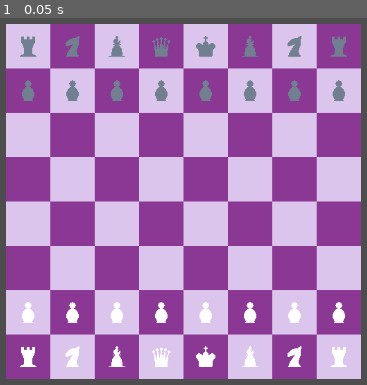
Above: before the commit, frame 1.
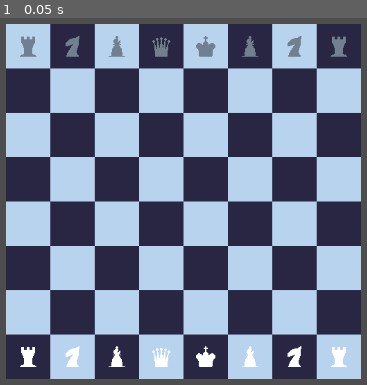
Above: after the commit, the same moment.

Repository: MDJolley/Godot-Chess
Game: Godot game, scene res://board/scenes/board.tscn
Same seed, same stepped clock (60 frames per second), same inputs: the game is played once before the commit and once after it.
Inputs:
- Up to frame 1 (0.05 s): no input

The runs differ from the first frame. In frame 1, 91% of the frame differs, in the area x 1-99%, y 1-99%.

Commit message:
Rook, Queen, and Bishop can now move.

Diff:
--- a/board/scenes/tile.tscn
+++ b/board/scenes/tile.tscn
@@ -17,8 +17,8 @@
 grow_horizontal = 2
 grow_vertical = 2
 script = ExtResource("1_uq16t")
-darkColor = Color(0.545098, 0.215686, 0.580392, 1)
-lightColor = Color(0.858824, 0.772549, 0.929412, 1)
+darkColor = Color(0.156863, 0.14902, 0.258824, 1)
+lightColor = Color(0.717647, 0.827451, 0.933333, 1)
 
 [node name="Background" type="ColorRect" parent="."]
 layout_mode = 0
--- a/board/scripts/board.gd
+++ b/board/scripts/board.gd
@@ -25,11 +25,11 @@
 #Initiate new pieces and place them in their starting locations
 func setupBoard():
 	#Pawns setup
-	for file in 8:
-		var pawn = Global.initiatePiece(Piece.Type.PAWN, Global.Player.DARK)
-		setPiece(pawn, Vector2(file, 1))
-		pawn = Global.initiatePiece(Piece.Type.PAWN, Global.Player.LIGHT)
-		setPiece(pawn, Vector2(file, 6))
+#	for file in 8:
+#		var pawn = Global.initiatePiece(Piece.Type.PAWN, Global.Player.DARK)
+#		setPiece(pawn, Vector2(file, 1))
+#		pawn = Global.initiatePiece(Piece.Type.PAWN, Global.Player.LIGHT)
+#		setPiece(pawn, Vector2(file, 6))
 	#Rooks setup
 	for file in 2:
 		var rook = Global.initiatePiece(Piece.Type.ROOK, Global.Player.DARK)
--- a/board/scripts/tile.gd
+++ b/board/scripts/tile.gd
@@ -39,7 +39,7 @@
 
 func _ready():
 	updateColor()
-	highlightSprite.set_modulate(Color.BLUE)
+	highlightSprite.set_modulate(Color.CORAL)
 
 func updateColor() -> void:
 	var sum : int = location.x + location.y
@@ -66,7 +66,7 @@
 		board.highlightTiles(null)
 	#Clicked tile that current player could move
 	else:
-		print(self.piece)
+#		print(self.piece)
 		var moves = piece.getValidMoves()
 		board.selectedTile = self
 		Global.validMoves = moves
--- a/pieces/model/bishop.gd
+++ b/pieces/model/bishop.gd
@@ -1,6 +1,29 @@
 extends Piece
 class_name Bishop
 
+var legalMoves : Array = [Vector2(1, 1), Vector2(1, -1), Vector2(-1, -1), Vector2(-1, 1)]
+
+func getValidMoves() -> Array:
+	var tile = get_parent()
+	var validMoves : Array = Array()
+	for move in legalMoves:
+		var staticMove = move
+		while true:
+			var endTile = tile.location + move
+			if tile.board.boardState.has(endTile):
+				var piece = tile.board.boardState[endTile].piece
+				if piece:
+					if piece.player == player:
+						break
+					else:
+						validMoves.append(endTile)
+						break
+				else:
+					validMoves.append(endTile)
+					move += staticMove
+			else:
+				break
+	return validMoves
 
 func _ready():
 	pass
--- a/pieces/model/pawn.gd
+++ b/pieces/model/pawn.gd
@@ -1,9 +1,36 @@
 extends Piece
 class_name Pawn
 
+#Remove this once Piece class has this bool
+var hasMoved : bool = false
+
+var legalMoves : Array = [Vector2(0, 1)]
+var attackMoves : Array = []
+
+func getValidMoves() -> Array:
+	var tile = get_parent()
+	var validMoves : Array = Array()
+	var actualMoves : Array = legalMoves
+	if not hasMoved:
+		actualMoves.append(legalMoves[0]*2)
+	for move in actualMoves:
+		var endTile = move + tile.location
+		if tile.board.boardState.has(endTile):
+
+			validMoves.append(endTile)
+	return validMoves
 
 func _ready():
-	pass
+	#Changing moves based on color
+	if player == Global.Player.LIGHT:
+		var newMoves : Array = Array()
+		for move in legalMoves:
+			newMoves.append(Vector2(move.x, move.y - 2*move.y))
+		legalMoves = newMoves
+		var newAttacks : Array = Array()
+		for move in attackMoves:
+			newAttacks.append(Vector2(move.x, move.y - 2*move.y))
+		attackMoves = newAttacks
 
 func _init():
 	pass
--- a/pieces/model/piece.gd
+++ b/pieces/model/piece.gd
@@ -21,7 +21,6 @@
 		$Sprite.set_modulate(Color.SLATE_GRAY)
 
 func _ready():
-#	tile.connect("tileSelected", )
 	pass
 
 func getValidMoves() -> Array:
--- a/pieces/model/queen.gd
+++ b/pieces/model/queen.gd
@@ -1,6 +1,30 @@
 extends Piece
 class_name Queen
 
+var legalMoves : Array = [Vector2(0, 1), Vector2(1, 0), Vector2(0, -1), Vector2(-1, 0),
+						Vector2(1, 1), Vector2(1, -1), Vector2(-1, -1), Vector2(-1, 1)]
+
+func getValidMoves() -> Array:
+	var tile = get_parent()
+	var validMoves : Array = Array()
+	for move in legalMoves:
+		var staticMove = move
+		while true:
+			var endTile = tile.location + move
+			if tile.board.boardState.has(endTile):
+				var piece = tile.board.boardState[endTile].piece
+				if piece:
+					if piece.player == player:
+						break
+					else:
+						validMoves.append(endTile)
+						break
+				else:
+					validMoves.append(endTile)
+					move += staticMove
+			else:
+				break
+	return validMoves
 
 func _ready():
 	pass
--- a/pieces/model/rook.gd
+++ b/pieces/model/rook.gd
@@ -1,6 +1,29 @@
 extends Piece
 class_name Rook
 
+var legalMoves : Array = [Vector2(0, 1), Vector2(1, 0), Vector2(0, -1), Vector2(-1, 0)]
+
+func getValidMoves() -> Array:
+	var tile = get_parent()
+	var validMoves : Array = Array()
+	for move in legalMoves:
+		var staticMove = move
+		while true:
+			var endTile = tile.location + move
+			if tile.board.boardState.has(endTile):
+				var piece = tile.board.boardState[endTile].piece
+				if piece:
+					if piece.player == player:
+						break
+					else:
+						validMoves.append(endTile)
+						break
+				else:
+					validMoves.append(endTile)
+					move += staticMove
+			else:
+				break
+	return validMoves
 
 func _ready():
 	pass
--- a/pieces/repo/bishop.tscn
+++ b/pieces/repo/bishop.tscn
@@ -6,6 +6,7 @@
 [node name="Piece" type="Node2D"]
 position = Vector2(32, 32)
 script = ExtResource("1_wuxrr")
+type = 3
 
 [node name="Sprite" type="Sprite2D" parent="."]
 texture = ExtResource("2_rf1ip")
--- a/pieces/repo/king.tscn
+++ b/pieces/repo/king.tscn
@@ -6,6 +6,7 @@
 [node name="Piece" type="Node2D"]
 position = Vector2(32, 32)
 script = ExtResource("1_d5mgb")
+type = 4
 
 [node name="Sprite" type="Sprite2D" parent="."]
 texture = ExtResource("2_sx51a")
--- a/pieces/repo/knight.tscn
+++ b/pieces/repo/knight.tscn
@@ -6,6 +6,7 @@
 [node name="Piece" type="Node2D"]
 position = Vector2(32, 32)
 script = ExtResource("1_5q7mk")
+type = 2
 
 [node name="Sprite" type="Sprite2D" parent="."]
 texture = ExtResource("2_n8iy2")
--- a/pieces/repo/queen.tscn
+++ b/pieces/repo/queen.tscn
@@ -6,6 +6,7 @@
 [node name="Piece" type="Node2D"]
 position = Vector2(32, 32)
 script = ExtResource("1_mgxpl")
+type = 5
 
 [node name="Sprite" type="Sprite2D" parent="."]
 texture = ExtResource("2_6c7gg")
--- a/pieces/repo/rook.tscn
+++ b/pieces/repo/rook.tscn
@@ -6,6 +6,7 @@
 [node name="Piece" type="Node2D"]
 position = Vector2(32, 32)
 script = ExtResource("1_1aqyd")
+type = 1
 
 [node name="Sprite" type="Sprite2D" parent="."]
 texture = ExtResource("2_asxw0")
